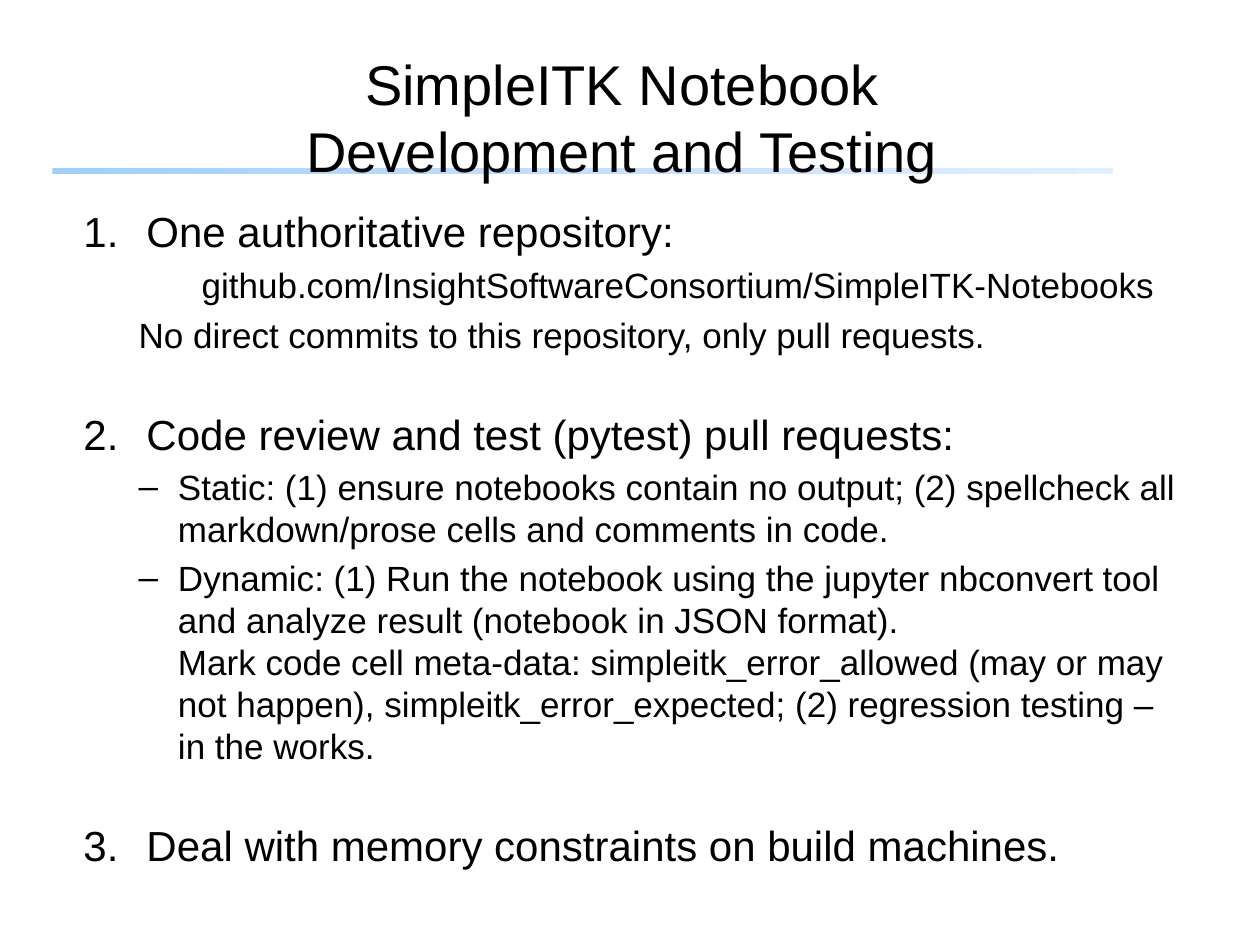
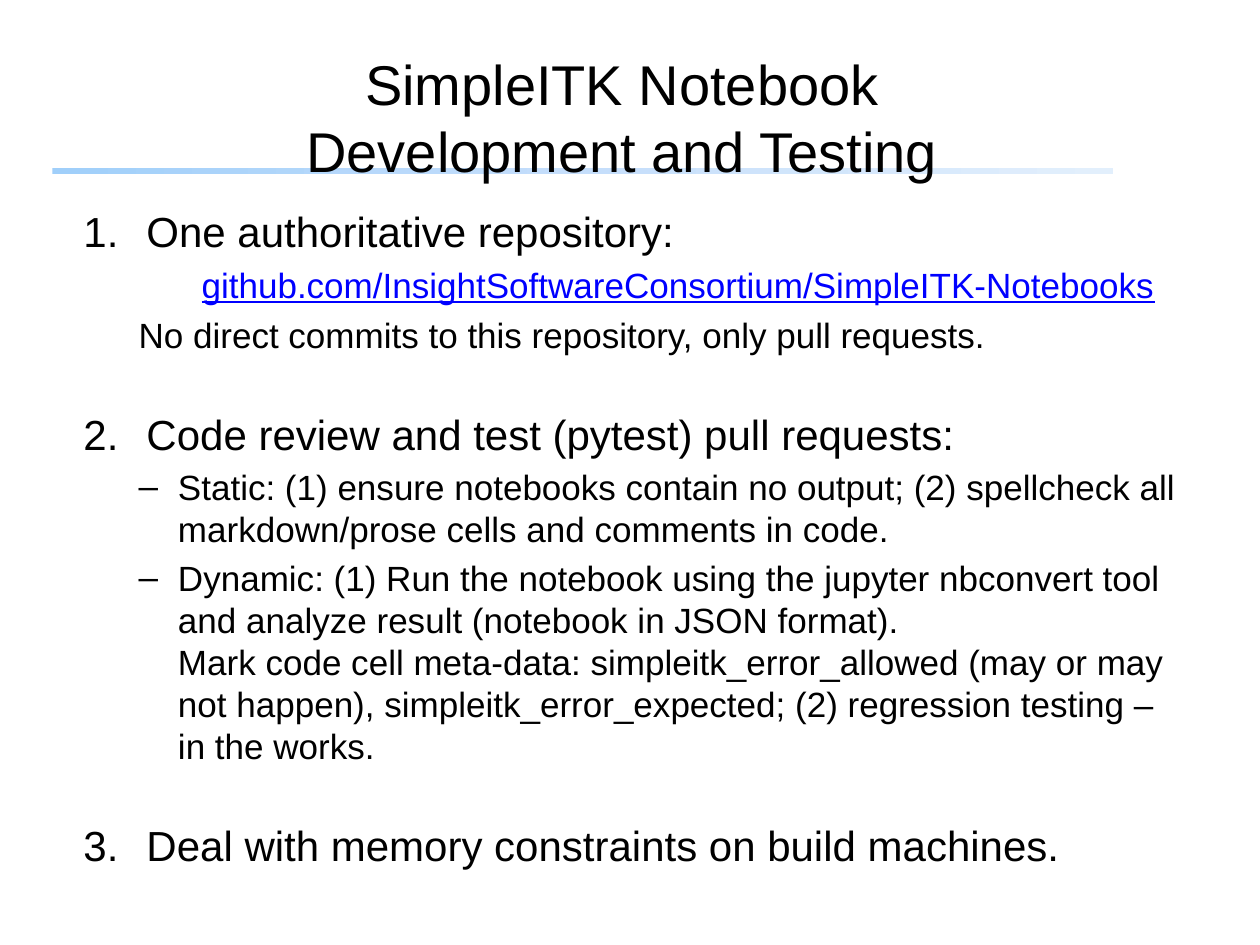
Before and after one commit to SimpleITK/SPIE2018_COURSE, a slide deck: slide 4 of docs/simpleitkNotebookDevelopmentTesting.pptx. Drawn at 1260x945 pixels with LibreOffice and Linux fonts; fonts in the diff are those of the drawing; background and template pictures are left out. Boxes give left, top, right and bottom in pixels: in the first picture for what was removed or moved away, otherwise in the second. Text is boxed around its words. In the diff, an @@ line names an element or a change of style, - is before the commit and + after.

```diff
--- a/docs/simpleitkNotebookDevelopmentTesting.pptx
+++ b/docs/simpleitkNotebookDevelopmentTesting.pptx
@@ text at bbox=[146, 216, 1154, 305]: text colour #000000 to #0000FF, underline on in "github.com/InsightSoftwareConsortium/SimpleITK-Notebooks" @@
```
Also in this commit, not shown: 1 slide added, 3 other files.
